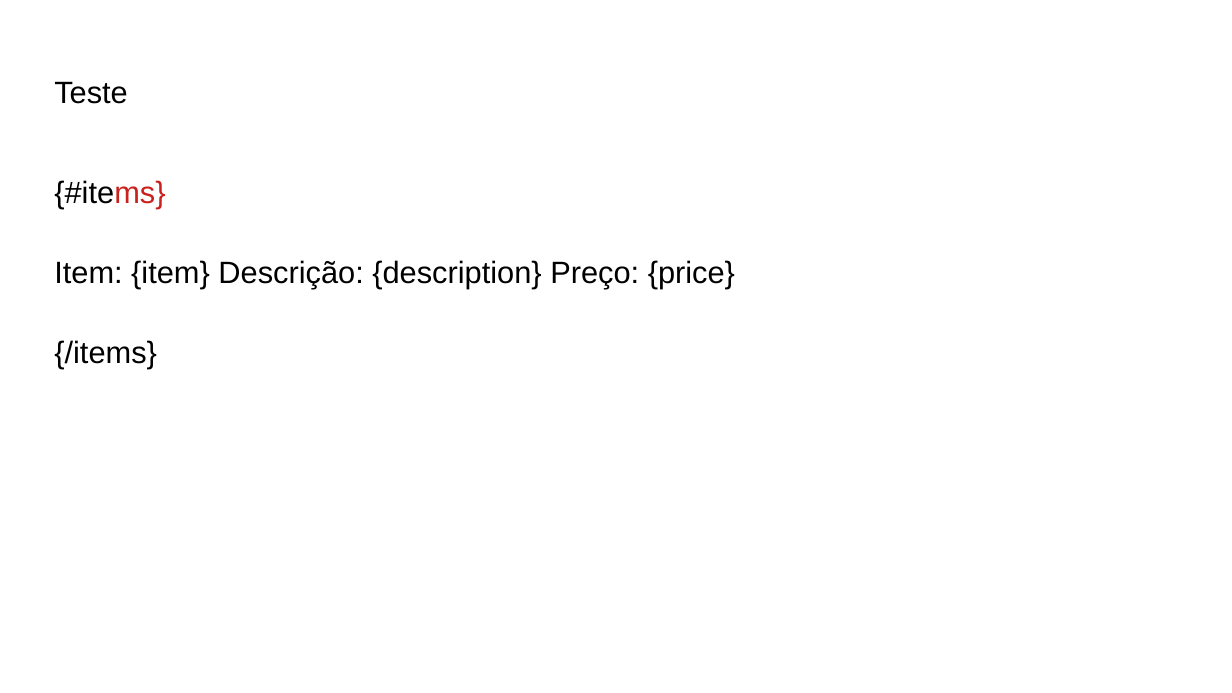
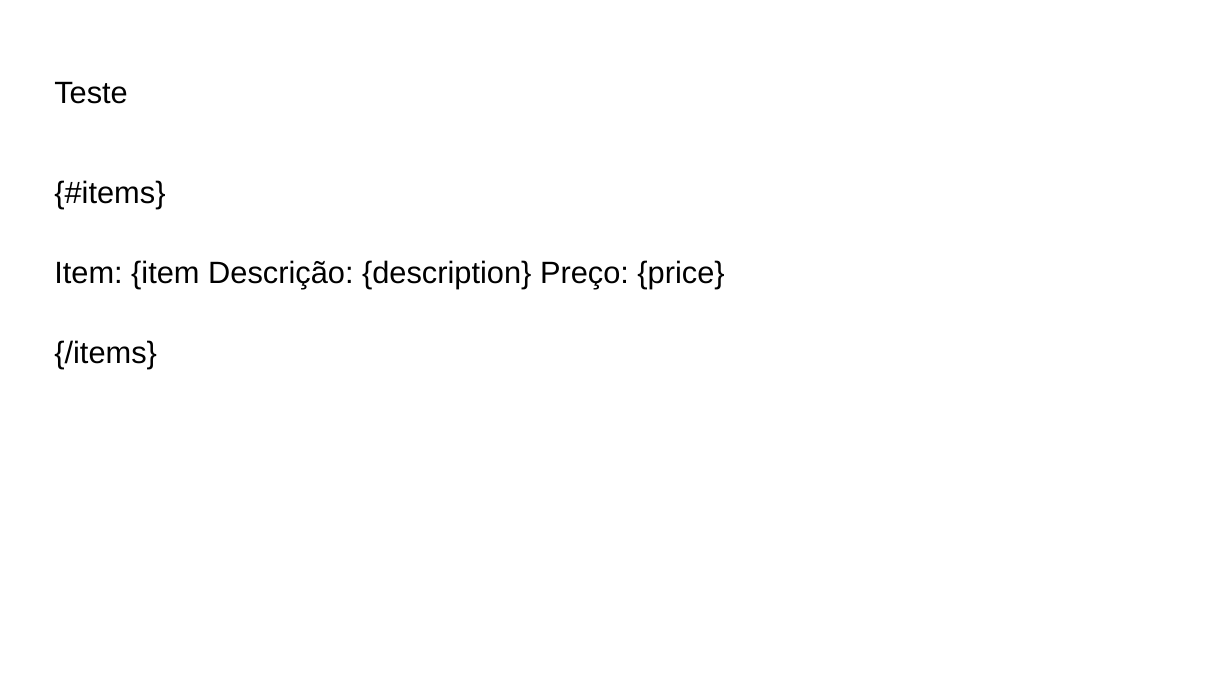
Before and after one commit to ssgabrieldev/js-template, a slide deck: slide 3 of assets/template.pptx. Drawn at 1232x693 pixels with LibreOffice and Linux fonts; fonts in the diff are those of the drawing. Boxes give left, top, right and bottom in pixels: in the first picture for what was removed or moved away, otherwise in the second. Text is boxed around its words. In the diff, an @@ line names an element or a change of style, - is before the commit and + after.

```diff
--- a/assets/template.pptx
+++ b/assets/template.pptx
@@ text at <box>54,180,165,209</box>: text colour #C9211E to #000000 in "{#items}" @@
@@ text at <box>54,260,724,289</box>: text changed @@
-Item: {item} Descrição: {description} Preço: {price}
+Item: {item Descrição: {description} Preço: {price}
```
Also in this commit, not shown: 8 other files.
